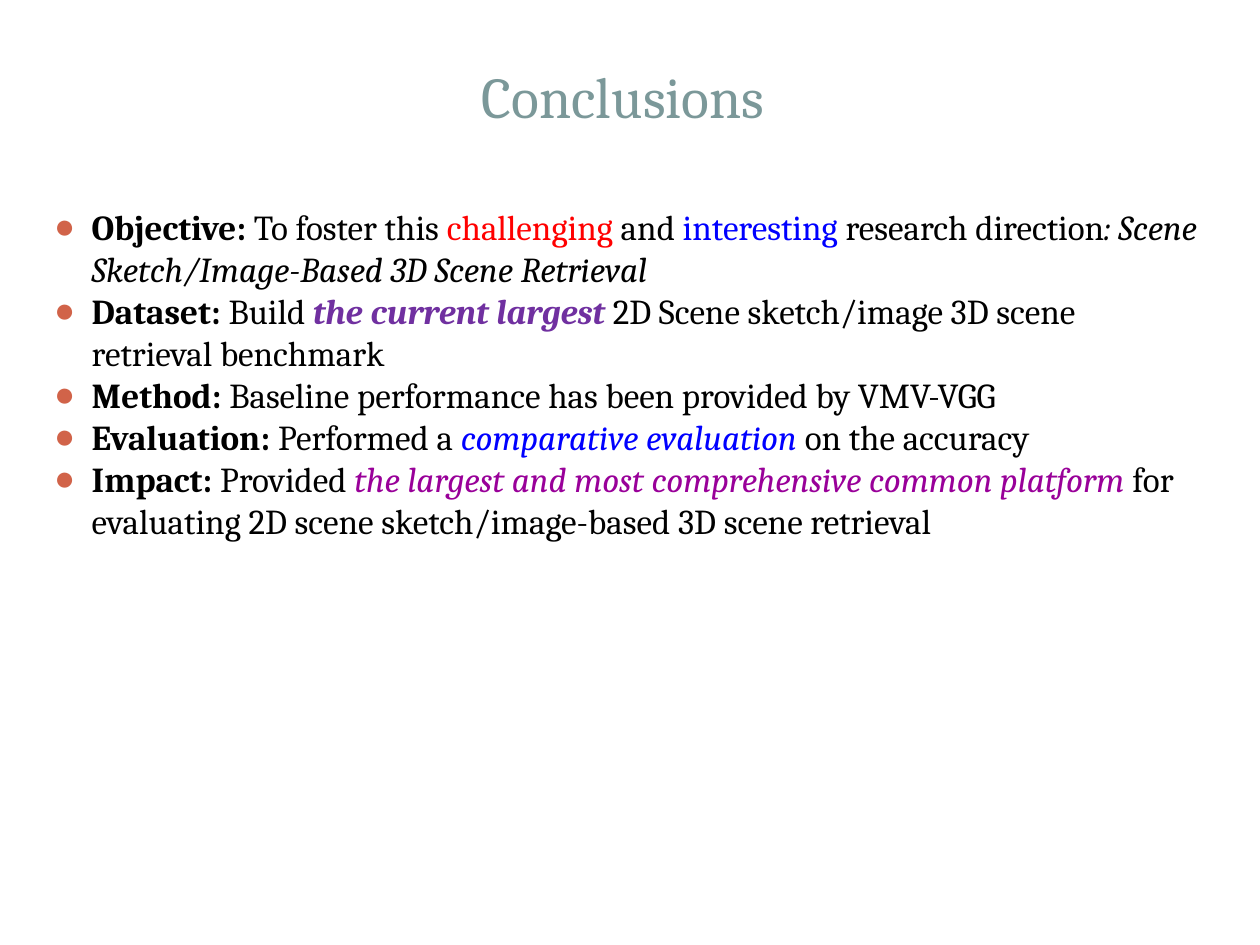
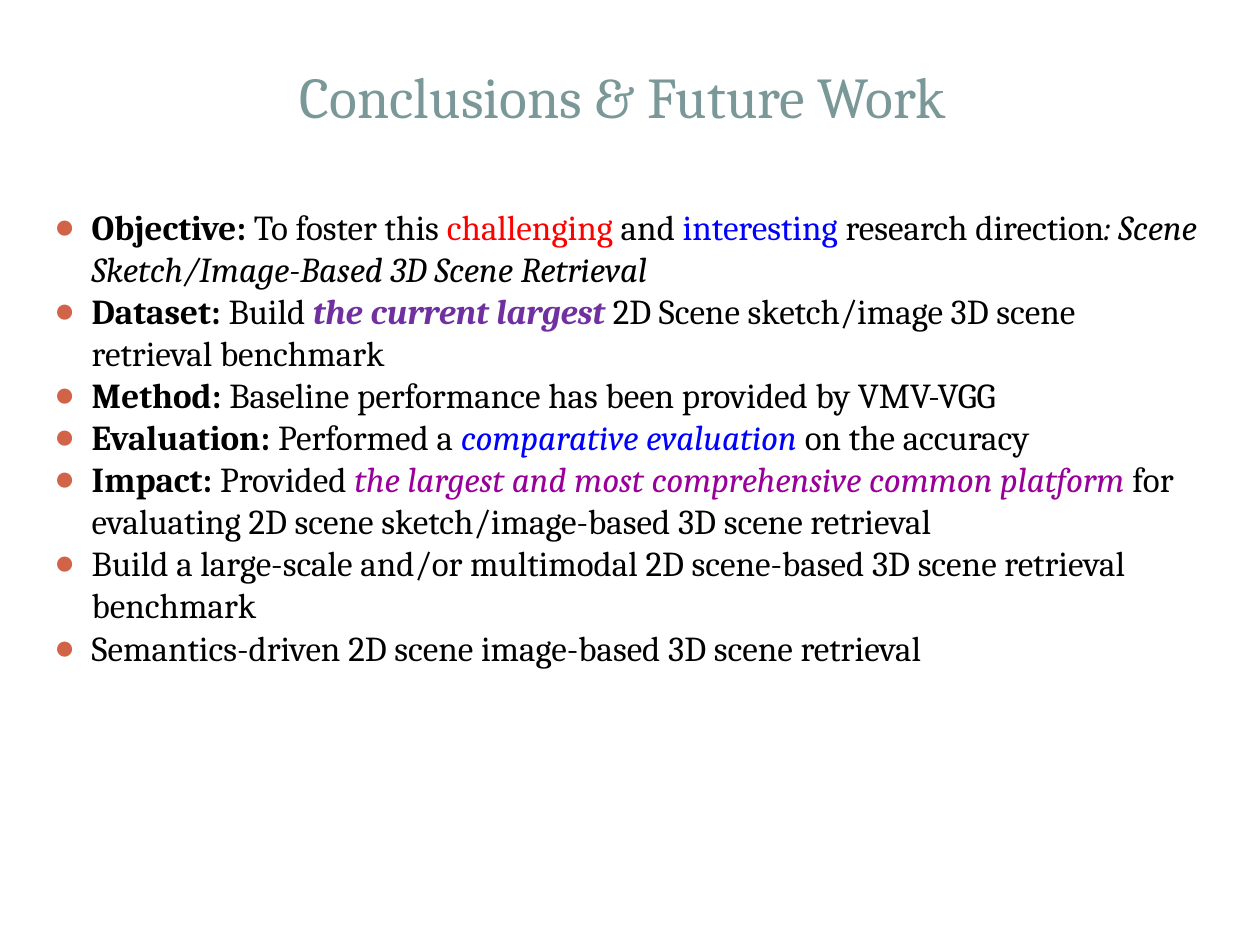
Before and after one commit to Hammania689/shrec_2019, a slide deck: slide 27 of mipr_slides/MIPR.pptx (slide 15 before the commit). Drawn at 1260x945 pixels with LibreOffice and Linux fonts; fonts in the diff are those of the drawing. Boxes give left, top, right and bottom in pixels: in the first picture for what was removed or moved away, otherwise in the second. Text is boxed around its words. In the diff, an @@ line names an element or a change of style, - is before the commit and + after.

```diff
--- a/mipr_slides/MIPR.pptx
+++ b/mipr_slides/MIPR.pptx
@@ text at <box>300,78,946,119</box>: text changed @@
-Conclusions
+Conclusions & Future Work
@@ text at <box>92,551,1125,669</box>: paragraphs added @@
+● Build a large-scale and/or multimodal 2D scene-based 3D scene retrieval benchmark
+● Semantics-driven 2D scene image-based 3D scene retrieval
```
Also in this commit, not shown: 11 other slides changed, 13 slides added, 2 other files.
